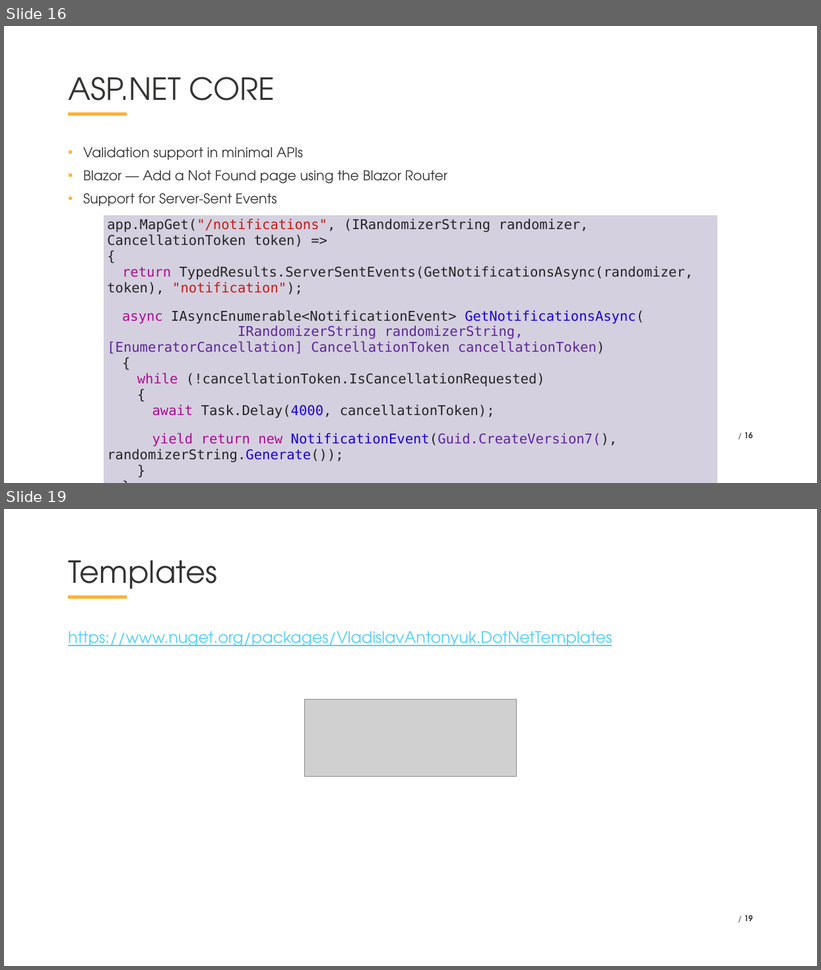
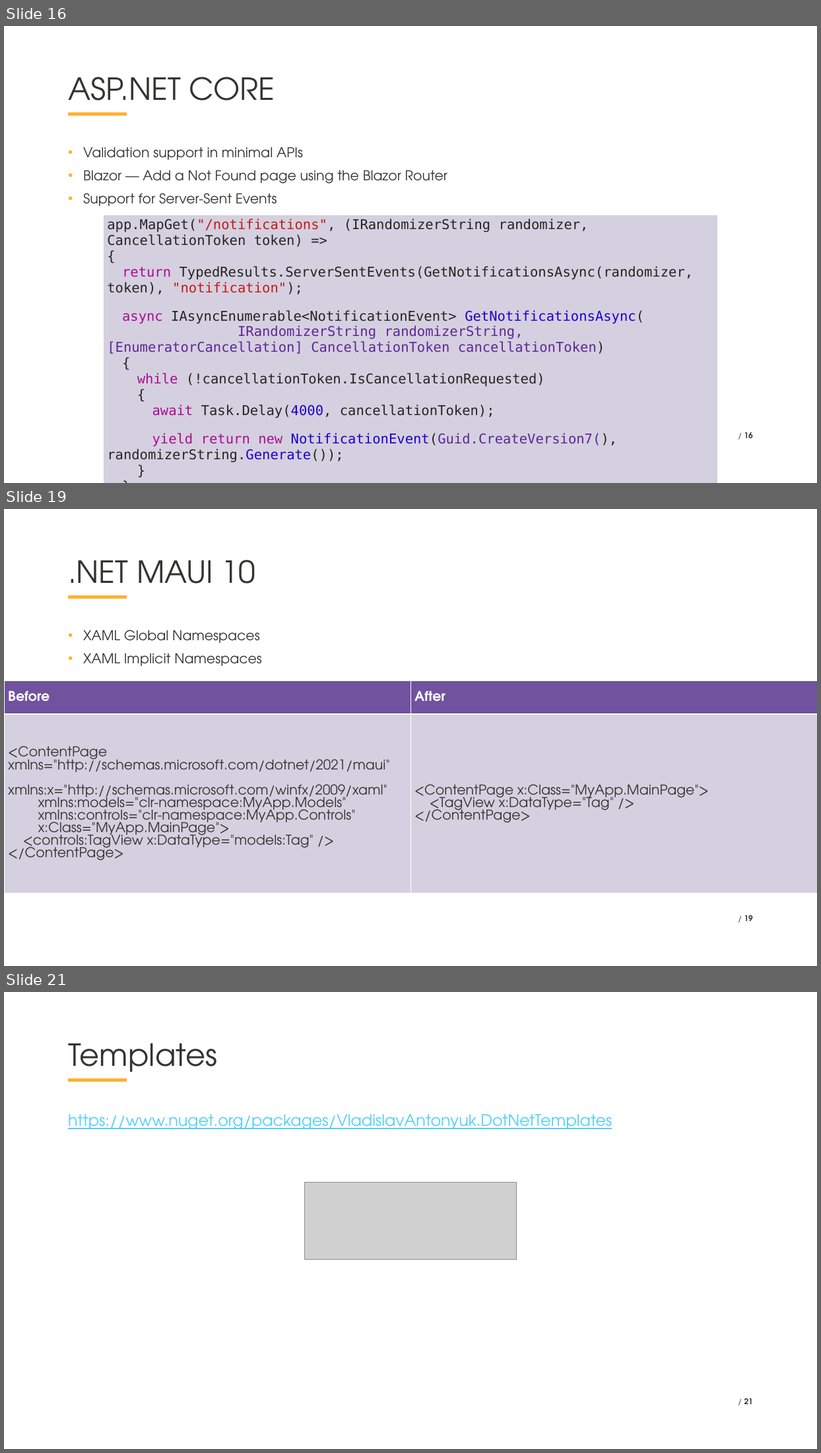
Before and after one commit to VladislavAntonyuk/AICalendar, a slide deck: .NET Conf 2025 - Ukraine (Eng).pptx. Shown one above the other, each under a label of ours: slides 16 and 19 before the commit, slides 16, 19 and 21 after it; the slides between them are not shown. The pictures are 821x970 and 821x1453 pixels, drawn with LibreOffice and Linux fonts; fonts in the diff are those of the drawing; grey boxes stand for pictures; background and template pictures are left out. Boxes give left, top, right and bottom in pixels: in the first picture for what was removed or moved away, otherwise in the second. Text is boxed around its words. In the diff, an @@ line names an element or a change of style, - is before the commit and + after.

```diff
--- a/.NET Conf 2025 - Ukraine (Eng).pptx
+++ b/.NET Conf 2025 - Ukraine (Eng).pptx
@@ slide 19 added at (4,509,817,966), background #FFFFFF; not listed: 1 template element that a slide beside it also shows @@
@@ title added at (68,560,255,597), 54 pt, text #333332 @@
+.NET MAUI 10
@@ text added at (83,630,262,666), 24 pt, text #333332 @@
+• XAML Global Namespaces
+• XAML Implicit Namespaces
@@ table added at (4,681,817,894), 2 rows, 2 columns @@
+Before | After
+<ContentPage xmlns="http://schemas.microsoft.com/dotnet/2021/maui" / xmlns:x="http://schemas.microsoft.com/winfx/2009/xaml" / xmlns:models="clr-namespace:MyApp.Models" / xmlns:controls="clr-namespace:MyApp.Controls" / x:Class="MyApp.MainPage"> / <controls:TagView x:DataType="models:Tag" /> / </ContentPage> | <ContentPage x:Class="MyApp.MainPage"> / <TagView x:DataType="Tag" /> / </ContentPage>
@@ page number added at (745,916,753,921), 14 pt, text #333332, bold @@
+/ 19
@@ what was slide 19 is now slide 21 @@
@@ page number at (745,1399,753,1404): text changed @@
-/ 19
+/ 21
```
Also in this commit, not shown: 13 slides changed, 7 other slides added, 1 slide removed.
